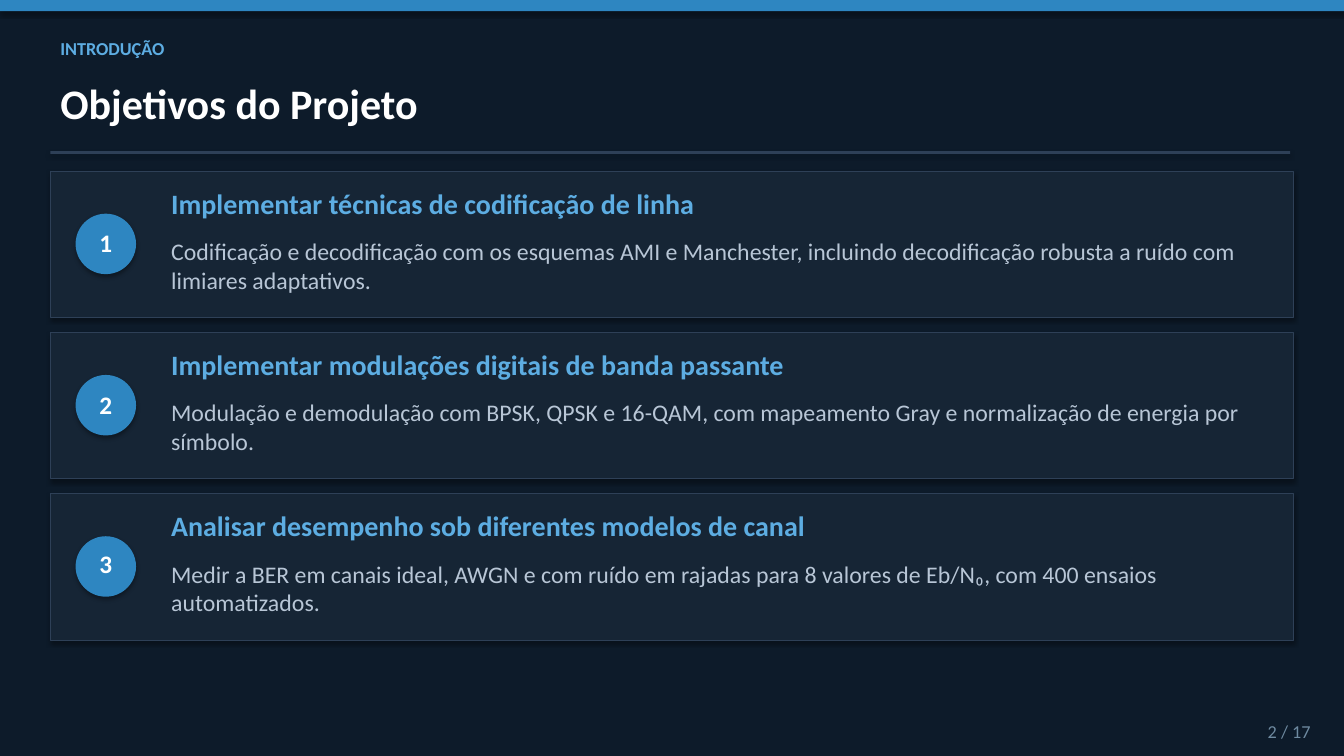
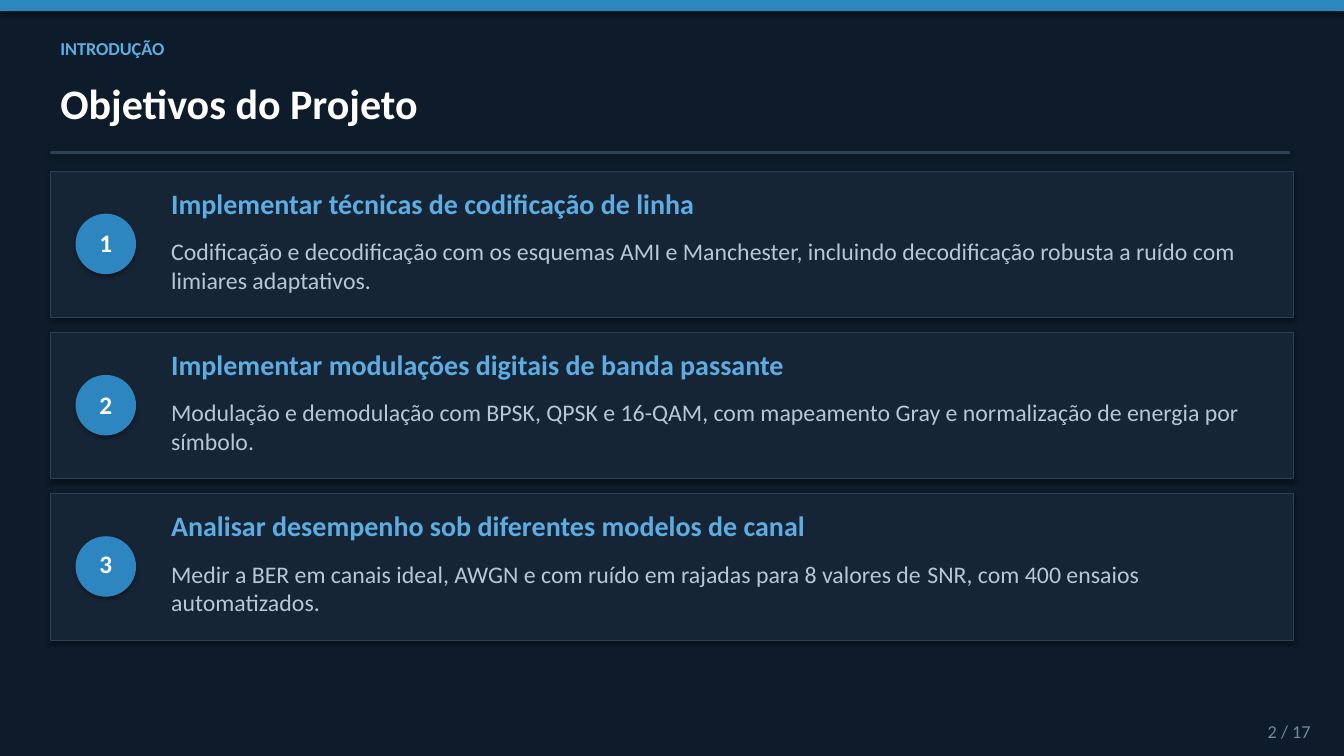
Before and after one commit to T10SAM/Simulador-de-Transmissao-Digital, a slide deck: slide 2 of Apresentação.pptx. Drawn at 1344x756 pixels with LibreOffice and Linux fonts; fonts in the diff are those of the drawing. Boxes give left, top, right and bottom in pixels: in the first picture for what was removed or moved away, otherwise in the second. Text is boxed around its words. In the diff, an @@ line names an element or a change of style, - is before the commit and + after.

```diff
--- a/Apresentação.pptx
+++ b/Apresentação.pptx
@@ text at (171, 566, 1138, 611): text changed @@
-Medir a BER em canais ideal, AWGN e com ruído em rajadas para 8 valores de Eb/N₀, com 400 ensaios automatizados.
+Medir a BER em canais ideal, AWGN e com ruído em rajadas para 8 valores de SNR, com 400 ensaios automatizados.
```
Also in this commit, not shown: 9 other slides changed, 14 other files.
